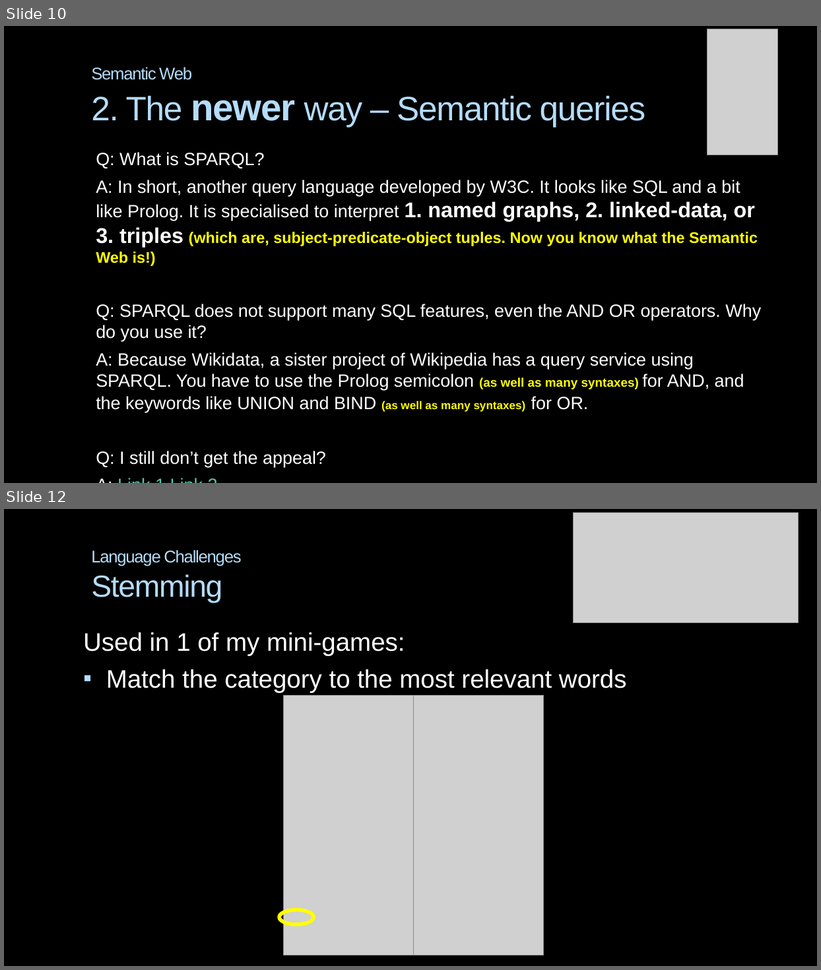
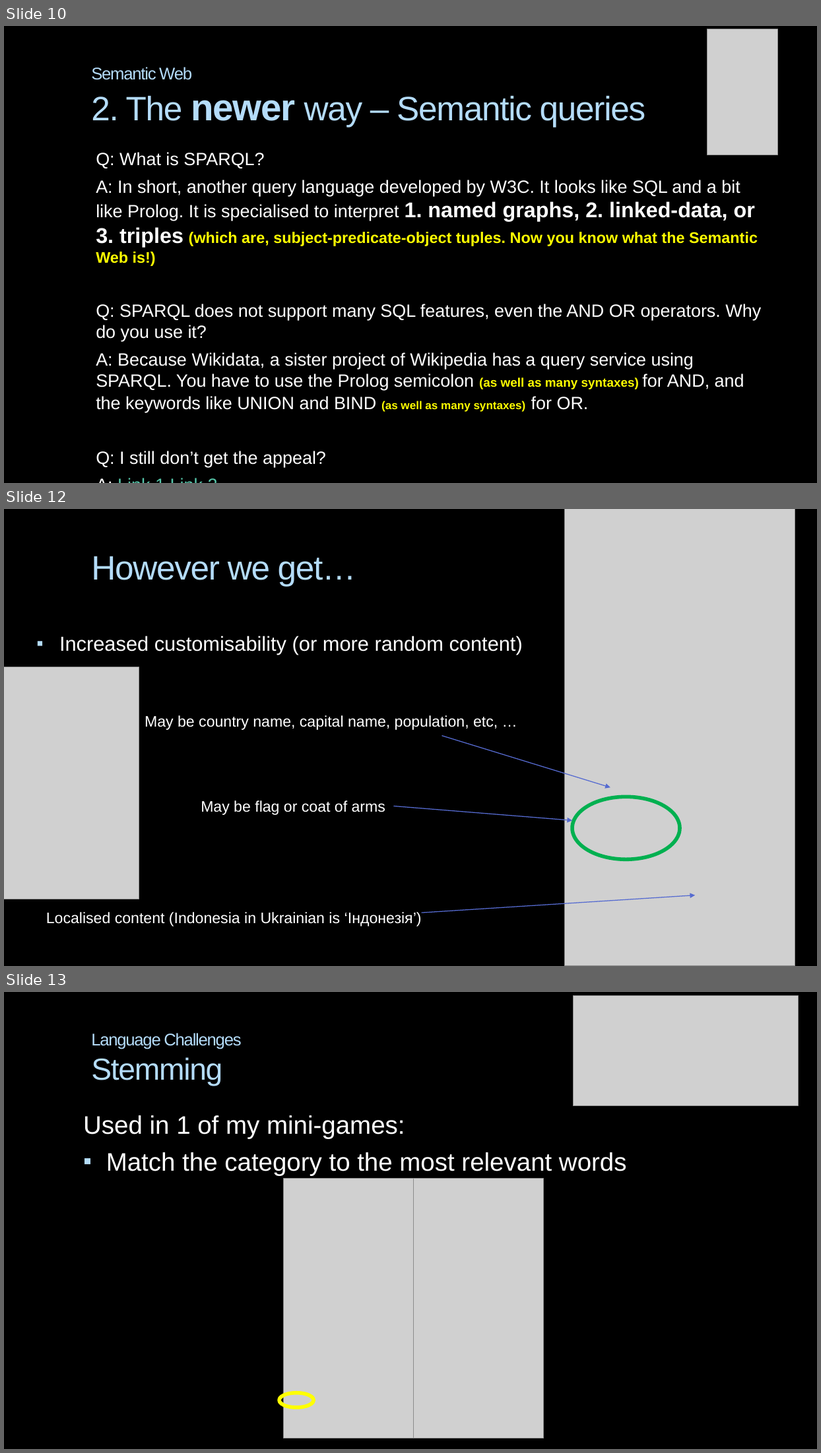
Before and after one commit to AlexanderPoone/tempusespatium, a slide deck: shitty_ppt.pptx. Shown one above the other, each under a label of ours: slides 10 and 12 before the commit, slides 10, 12 and 13 after it; the slides between them are not shown. The pictures are 821x970 and 821x1453 pixels, drawn with LibreOffice and Linux fonts; fonts in the diff are those of the drawing; grey boxes stand for pictures; background and template pictures are left out. Boxes give left, top, right and bottom in pixels: in the first picture for what was removed or moved away, otherwise in the second. Text is boxed around its words. In the diff, an @@ line names an element or a change of style, - is before the commit and + after.

```diff
--- a/shitty_ppt.pptx
+++ b/shitty_ppt.pptx
@@ slide 12 added at box(4, 509, 817, 966), background picture (left out) @@
@@ picture added at box(564, 509, 795, 966) @@
@@ title added at box(91, 556, 356, 586), 40 pt, text #B4DCFA @@
+However we get…
@@ text added at box(59, 636, 523, 655), 24 pt, text #FFFFFF @@
+▪ Increased customisability (or more random content)
@@ picture added at box(4, 667, 139, 900) @@
@@ text added at box(145, 716, 498, 730), 18 pt, text #FFFFFF @@
+May be country name, capital name, population, etc, …
@@ arrow added from (442, 736) to (611, 788), #566CD1 1 pt @@
@@ text added at box(201, 801, 385, 815), 18 pt, text #FFFFFF @@
+May be flag or coat of arms
@@ ellipse added at box(572, 797, 680, 859), outline #00B050 4.33 pt @@
@@ arrow added from (394, 807) to (572, 821), #566CD1 1 pt @@
@@ arrow added from (422, 913) to (695, 896), #566CD1 1 pt @@
@@ text added at box(46, 912, 422, 927), 18 pt, text #FFFFFF @@
+Localised content (Indonesia in Ukrainian is ‘Індонезія’)
@@ what was slide 12 is now slide 13 @@
```
Also in this commit, not shown: 2 slides changed, 35 other files.
